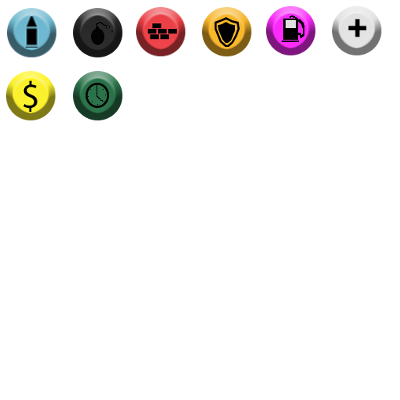
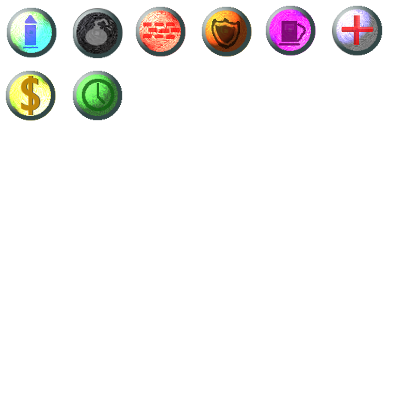
The second 400 × 400 image is a revision of the first. Changes to its layers:
added layer "Pasted Layer #11" above "Pasted Layer #20" over [72,70,123,121]
added layer "Pasted Layer #20" above "Pasted Layer #19" over [5,70,56,121]
added layer "Pasted Layer #19" above "Pasted Layer #18" over [6,7,57,58]
added layer "Pasted Layer #18" above "Pasted Layer #17" over [135,6,186,57]
added layer "Pasted Layer #17" above "Pasted Layer #15" over [72,8,123,59]
added layer "Pasted Layer #15" above "Pasted Layer #13" over [332,5,383,56]
added layer "Pasted Layer #13" above "Pasted Layer #16" over [265,5,316,56]
added layer "Pasted Layer #16" above "Pasted Layer #14" over [201,6,252,57]
painted on "Pasted Layer #7" over [73,71,123,121]
